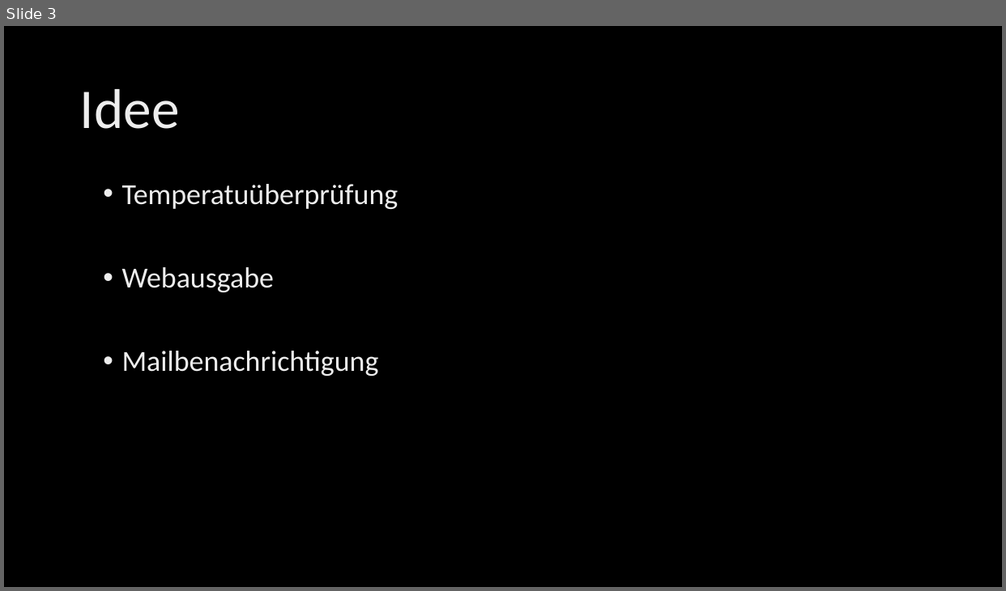
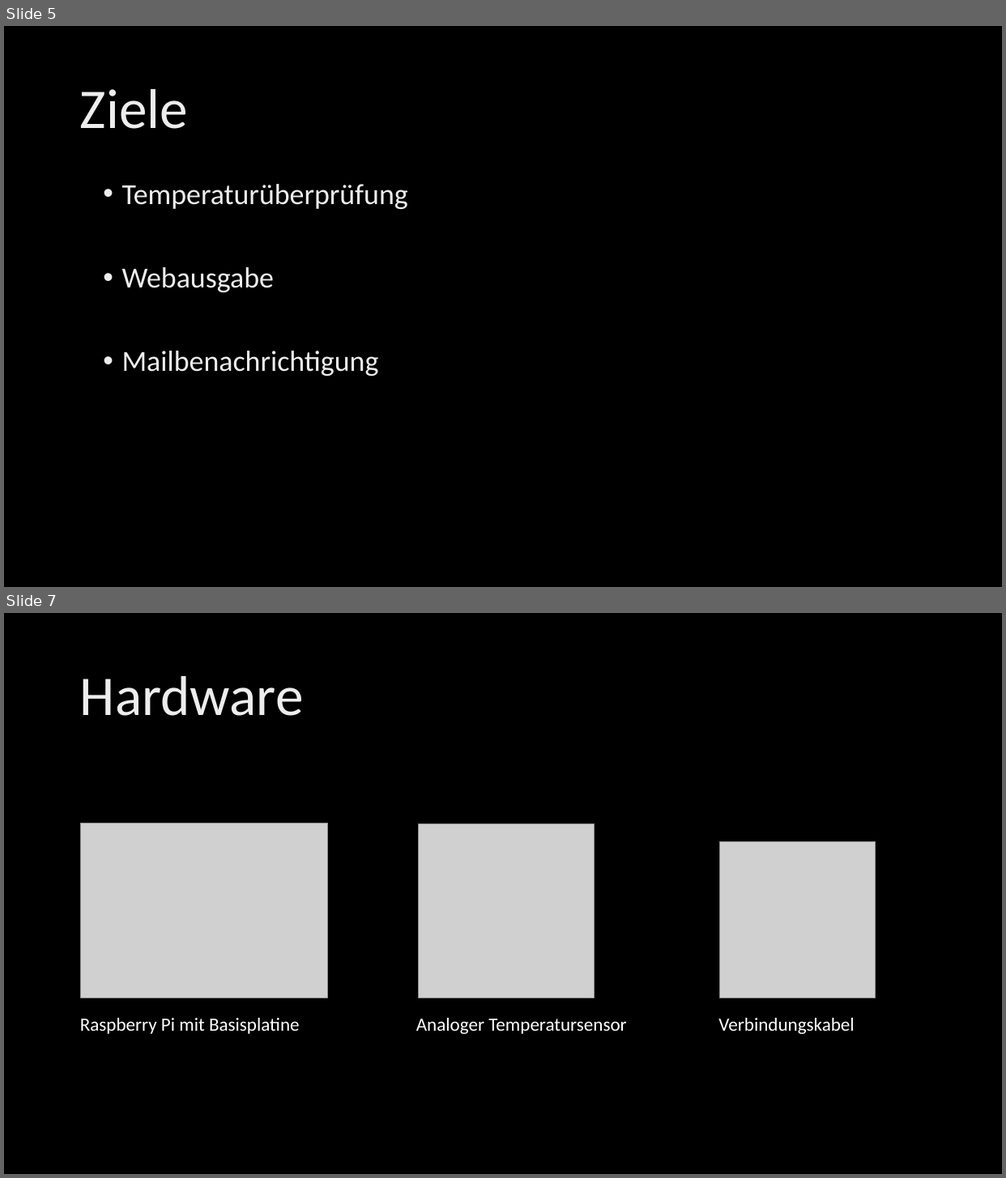
Before and after one commit to tkreienbuehl/I_BA_NS1701, a slide deck: Presentation/Presentation.pptx. Shown one above the other, each under a label of ours: slide 3 before the commit, slides 5 and 7 after it; the slides between them are not shown. The pictures are 1006x591 and 1006x1178 pixels, drawn with LibreOffice and Linux fonts; fonts in the diff are those of the drawing; grey boxes stand for pictures; background and template pictures are left out. Boxes give left, top, right and bottom in pixels: in the first picture for what was removed or moved away, otherwise in the second. Text is boxed around its words. In the diff, an @@ line names an element or a change of style, - is before the commit and + after.

```diff
--- a/Presentation/Presentation.pptx
+++ b/Presentation/Presentation.pptx
@@ slide 7 added at box(4, 613, 1002, 1174), background picture (left out) @@
@@ title added at box(80, 676, 304, 716), 54 pt, text gradient #BFBFBF to #EDEDED to #FFFFFF @@
+Hardware
@@ picture added at box(80, 824, 328, 999) @@
@@ picture added at box(419, 824, 594, 999) @@
@@ picture added at box(720, 842, 876, 998) @@
@@ text added at box(80, 1018, 300, 1034), 18 pt, text #FFFFFF @@
+Raspberry Pi mit Basisplatine
@@ text added at box(416, 1018, 626, 1034), 18 pt, text #FFFFFF @@
+Analoger Temperatursensor
@@ text added at box(718, 1018, 854, 1034), 18 pt, text #FFFFFF @@
+Verbindungskabel
@@ what was slide 3 is now slide 5 @@
@@ slide 5 changed as well @@
@@ title at box(80, 89, 188, 129): text changed @@
-Idee
+Ziele
@@ text at box(122, 184, 408, 209): text changed @@
-• Temperatuüberprüfung
+• Temperaturüberprüfung
```
Also in this commit, not shown: 3 other slides changed, 11 other slides added, 3 slides removed, 1 other file.
